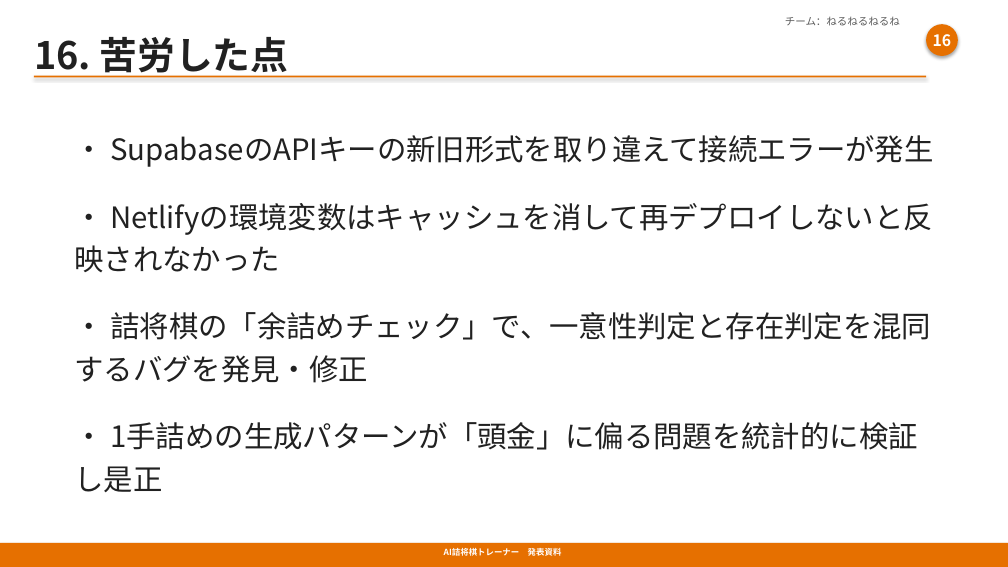
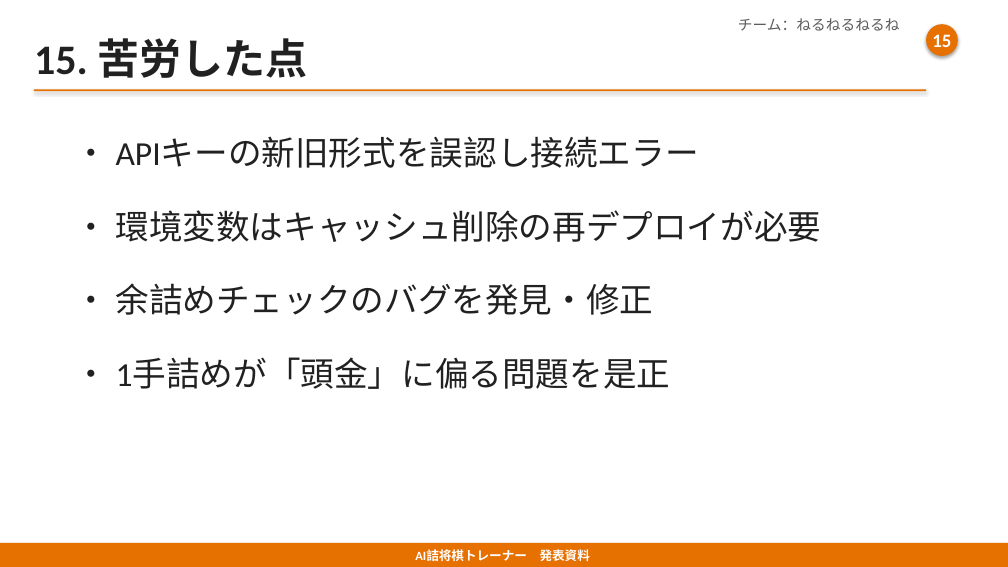
Before and after one commit to yoichi-project01/shogi-tsume-ai, a slide deck: slide 16 of AI詰将棋トレーナー_発表用.pptx (slide 17 before the commit). Drawn at 1008x567 pixels with LibreOffice and Linux fonts; fonts in the diff are those of the drawing. Boxes give left, top, right and bottom in pixels: in the first picture for what was removed or moved away, otherwise in the second. Text is boxed around its words. In the diff, an @@ line names an element or a change of style, - is before the commit and + after.

```diff
--- a/AI詰将棋トレーナー_発表用.pptx
+++ b/AI詰将棋トレーナー_発表用.pptx
@@ text "チーム：ねるねるねるね" at [738,18,900,31]: size 10 to 14 pt, font Noto Sans CJK JP to Calibri @@
@@ text at [34,38,307,78]: text changed; size 36 to 40 pt; font Noto Sans CJK JP to Calibri @@
-16. 苦労した点
+15. 苦労した点
@@ text in ellipse at [932,34,951,53]: text changed; size 15 to 18 pt; font Noto Sans CJK JP to Calibri @@
-16
+15
@@ rectangle: place and size @@
-rectangle at [34,76,926,78]
+rectangle at [34,89,926,91]
@@ text at [74,138,822,389]: text changed; size 28 to 32 pt; font Noto Sans CJK JP to Calibri @@
-・ SupabaseのAPIキーの新旧形式を取り違えて接続エラーが発生
-・ Netlifyの環境変数はキャッシュを消して再デプロイしないと反映されなかった
-・ 詰将棋の「余詰めチェック」で、一意性判定と存在判定を混同するバグを発見・修正
-・ 1手詰めの生成パターンが「頭金」に偏る問題を統計的に検証し是正
+・ APIキーの新旧形式を誤認し接続エラー
+・ 環境変数はキャッシュ削除の再デプロイが必要
+・ 余詰めチェックのバグを発見・修正
+・ 1手詰めが「頭金」に偏る問題を是正
@@ text "AI詰将棋トレーナー 発表資料" at [415,549,590,561]: size 8 to 12 pt, font Noto Sans CJK JP to Calibri @@
```
Also in this commit, not shown: 20 other slides changed, 1 slide removed, 1 other file.
